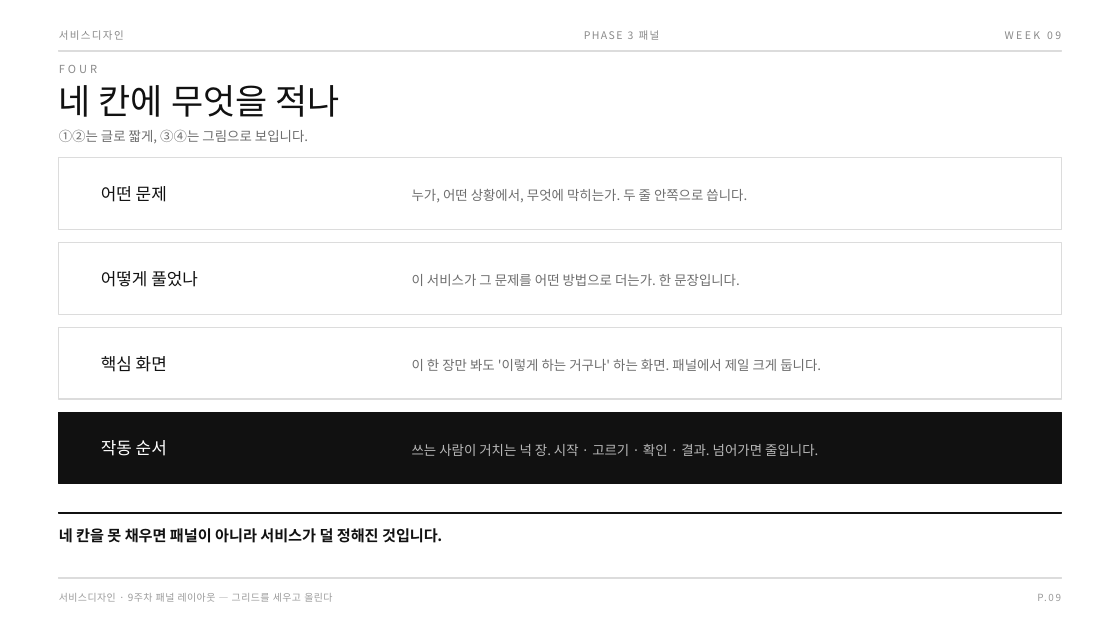
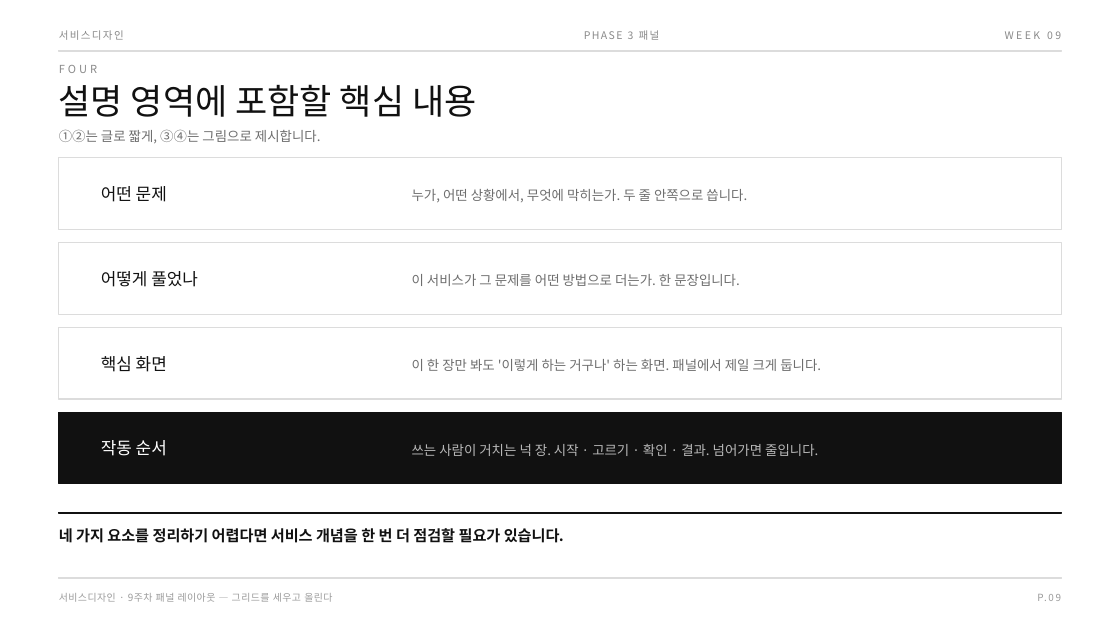
Before and after one commit to design-eng/MIN.D, a slide deck: slide 15 of dist/weeks-2학기/서비스디자인_2학기_09주차_패널레이아웃.pptx. Drawn at 1120x630 pixels with LibreOffice and Linux fonts; fonts in the diff are those of the drawing. Boxes give left, top, right and bottom in pixels: in the first picture for what was removed or moved away, otherwise in the second. Text is boxed around its words. In the diff, an @@ line names an element or a change of style, - is before the commit and + after.

```diff
--- a/dist/weeks-2학기/서비스디자인_2학기_09주차_패널레이아웃.pptx
+++ b/dist/weeks-2학기/서비스디자인_2학기_09주차_패널레이아웃.pptx
@@ text at (x1=59, y1=84, x2=476, y2=117): text changed @@
-네 칸에 무엇을 적나
+설명 영역에 포함할 핵심 내용
@@ text at (x1=59, y1=129, x2=321, y2=143): text changed @@
-①②는 글로 짧게, ③④는 그림으로 보입니다.
+①②는 글로 짧게, ③④는 그림으로 제시합니다.
@@ text at (x1=59, y1=528, x2=564, y2=543): text changed @@
-네 칸을 못 채우면 패널이 아니라 서비스가 덜 정해진 것입니다.
+네 가지 요소를 정리하기 어렵다면 서비스 개념을 한 번 더 점검할 필요가 있습니다.
```
Also in this commit, not shown: 20 other slides changed, 5 other files.
